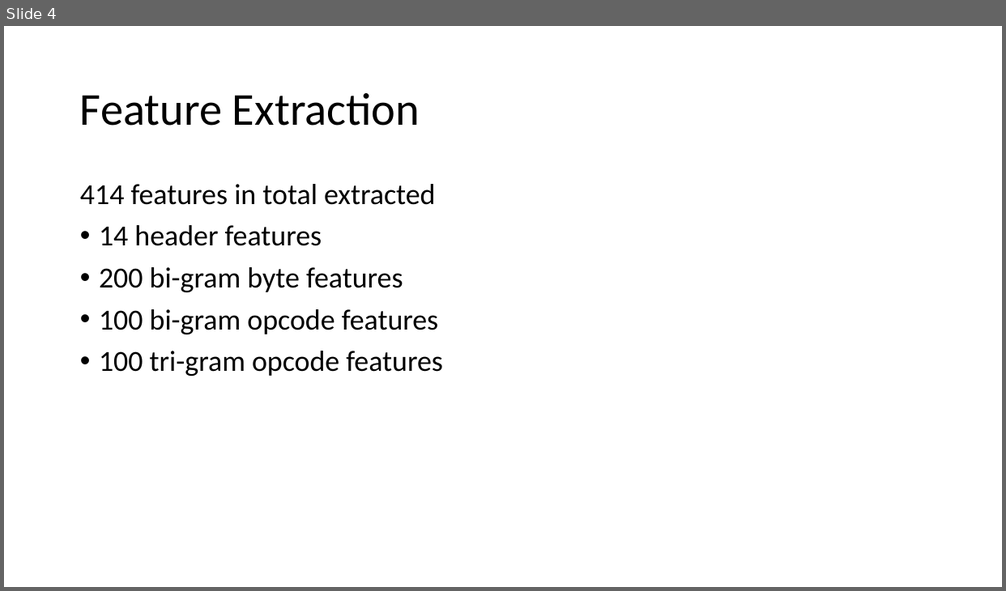
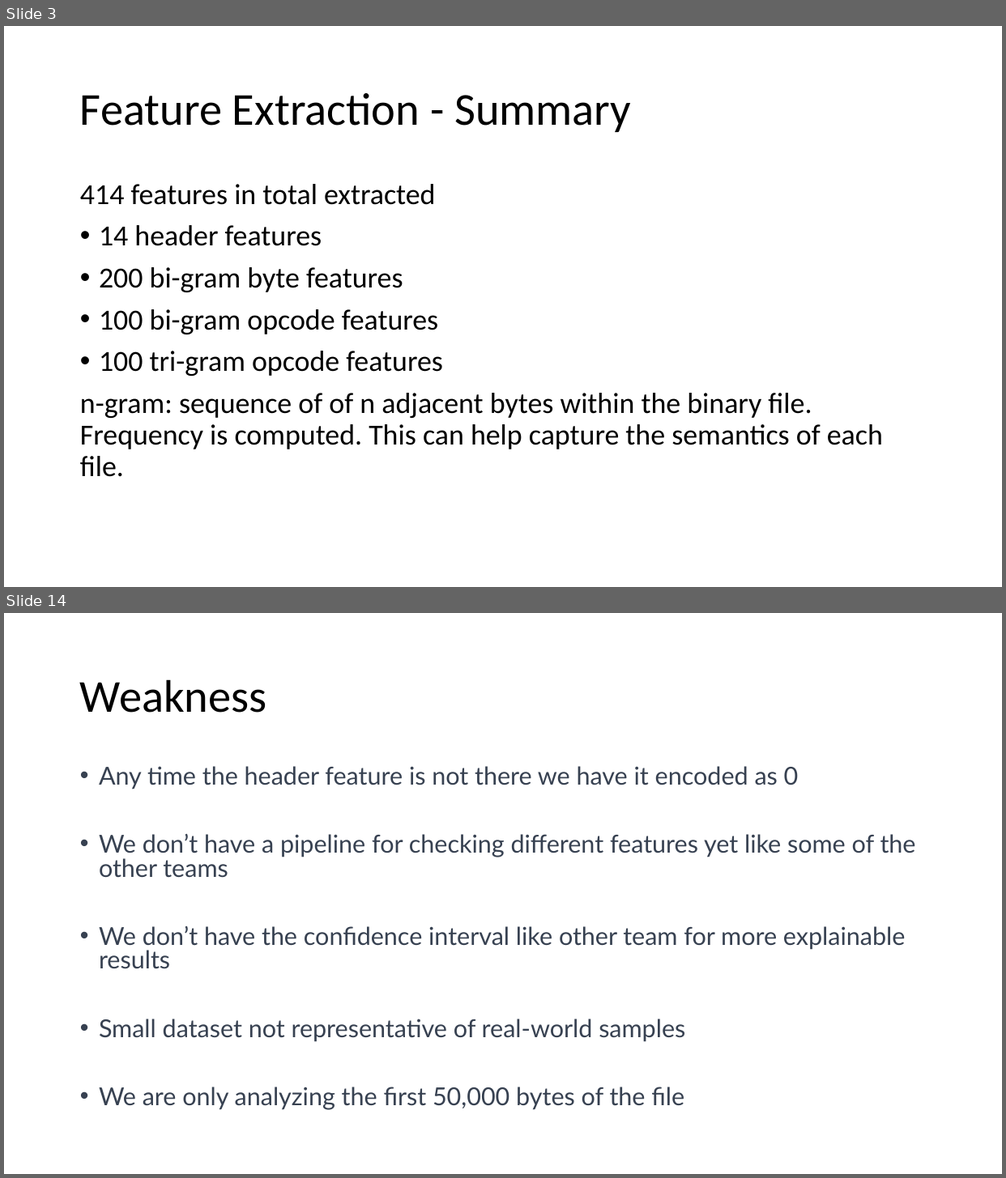
Before and after one commit to jgmuir/CSCE689_Team, a slide deck: defender/DefenderSlides.pptx. Shown one above the other, each under a label of ours: slide 4 before the commit, slides 3 and 14 after it; the slides between them are not shown. The pictures are 1006x591 and 1006x1178 pixels, drawn with LibreOffice and Linux fonts; fonts in the diff are those of the drawing. Boxes give left, top, right and bottom in pixels: in the first picture for what was removed or moved away, otherwise in the second. Text is boxed around its words. In the diff, an @@ line names an element or a change of style, - is before the commit and + after.

```diff
--- a/defender/DefenderSlides.pptx
+++ b/defender/DefenderSlides.pptx
@@ slide 14 added at (4, 613, 1002, 1174), background #FFFFFF @@
@@ title added at (80, 679, 267, 713), 44 pt, text #000000 @@
+Weakness
@@ text added at (99, 766, 916, 1110), 23.8 pt, text #374151 @@
+• Any time the header feature is not there we have it encoded as 0
+• We don’t have a pipeline for checking different features yet like some of the other teams
+• We don’t have the confidence interval like other team for more explainable results
+• Small dataset not representative of real-world samples
+• We are only analyzing the first 50,000 bytes of the file
@@ what was slide 4 is now slide 3 @@
@@ slide 3 changed as well @@
@@ title at (80, 93, 631, 132): text changed @@
-Feature Extraction
+Feature Extraction - Summary
@@ text at (80, 393, 883, 477): paragraph added @@
+n-gram: sequence of of n adjacent bytes within the binary file. Frequency is computed. This can help capture the semantics of each file.
```
Also in this commit, not shown: 1 other slide changed, 11 other slides added, 31 slides removed, 1 other file.
